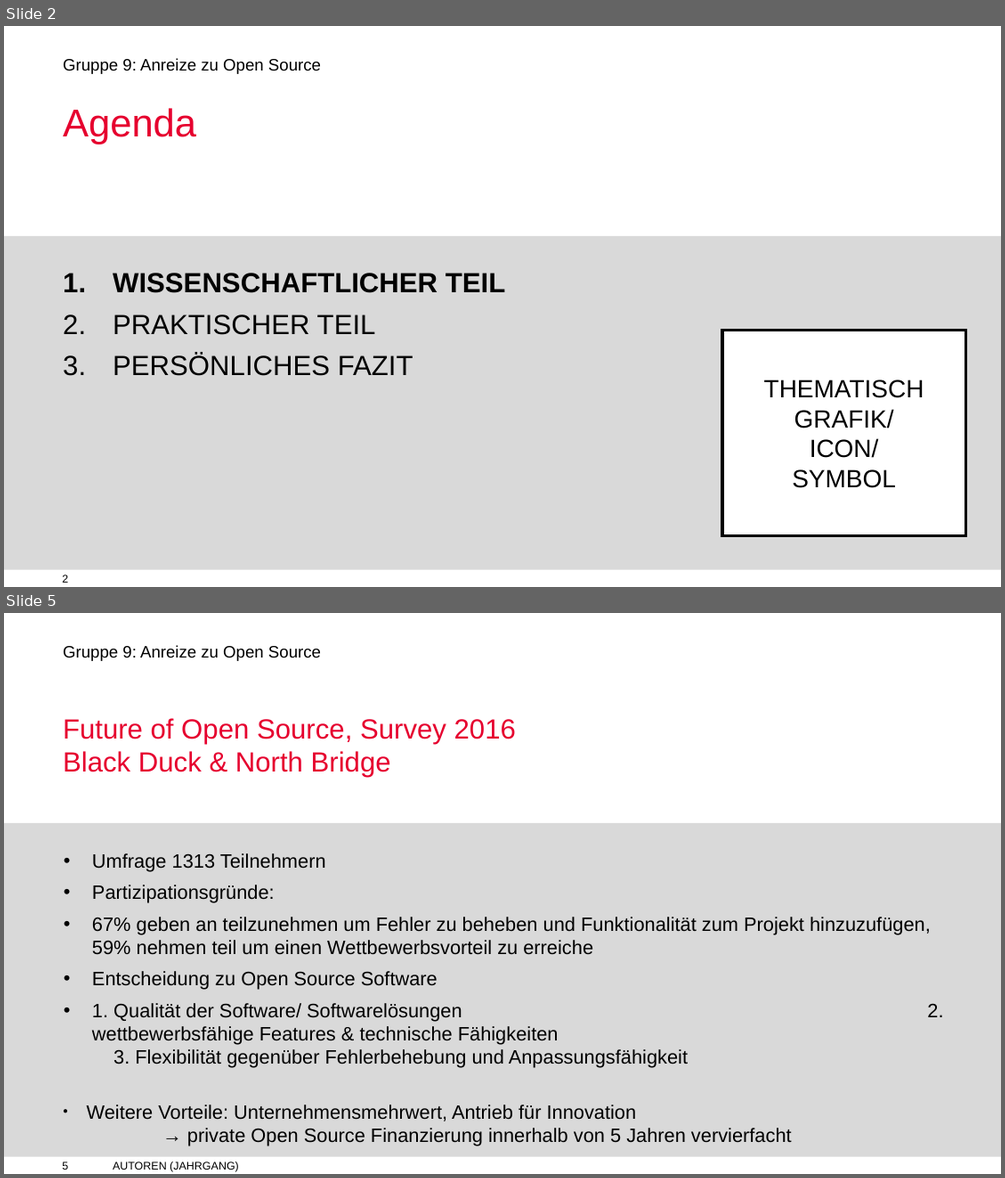
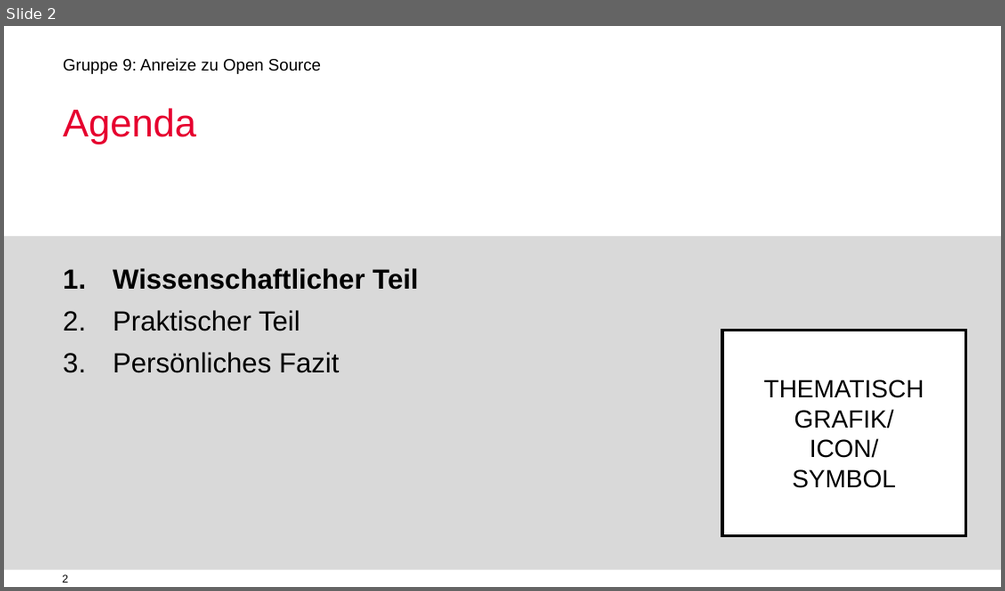
Before and after one commit to mauriziopiu/anreize_zu_open_source, a slide deck: OSS_Prasentation_open.odp. Shown one above the other, each under a label of ours: slides 2 and 5 before the commit, slide 2 after it; the slides between them are not shown. The pictures are 1005x1178 and 1005x591 pixels, drawn with LibreOffice and Linux fonts; fonts in the diff are those of the drawing; background and template pictures are left out. Boxes give left, top, right and bottom in pixels: in the first picture for what was removed or moved away, otherwise in the second. Text is boxed around its words. In the diff, an @@ line names an element or a change of style, - is before the commit and + after.

```diff
--- a/OSS_Prasentation_open.odp
+++ b/OSS_Prasentation_open.odp
@@ slide 5 removed at [4,613,1001,1174], background #FFFFFF; not listed: 3 template elements that a slide beside it also shows @@
@@ text removed at [63,718,516,777] @@
-Future of Open Source, Survey 2016
-Black Duck & North Bridge
@@ text removed at [87,853,930,1143] @@
-• Umfrage 1313 Teilnehmern
-• Partizipationsgründe:
-• 67% geben an teilzunehmen um Fehler zu beheben und Funktionalität zum Projekt hinzuzufügen, 59% nehmen teil um einen Wettbewerbsvorteil zu erreiche
-• Entscheidung zu Open Source Software
-• 1. Qualität der Software/ Softwarelösungen 2. wettbewerbsfähige Features & technische Fähigkeiten 3. Flexibilität gegenüber Fehlerbehebung und Anpassungsfähigkeit
-● Weitere Vorteile: Unternehmensmehrwert, Antrieb für Innovation
-→ private Open Source Finanzierung innerhalb von 5 Jahren vervierfacht
@@ text removed at [113,1161,239,1172] @@
-AUTOREN (JAHRGANG) TITEL
@@ slide 2 changed as well @@
@@ text at [113,268,418,373]: text changed @@
-1. WISSENSCHAFTLICHER TEIL
-2. PRAKTISCHER TEIL
-3. PERSÖNLICHES FAZIT
+1. Wissenschaftlicher Teil
+2. Praktischer Teil
+3. Persönliches Fazit
```
Also in this commit, not shown: 12 other slides changed, 1 slide added.
